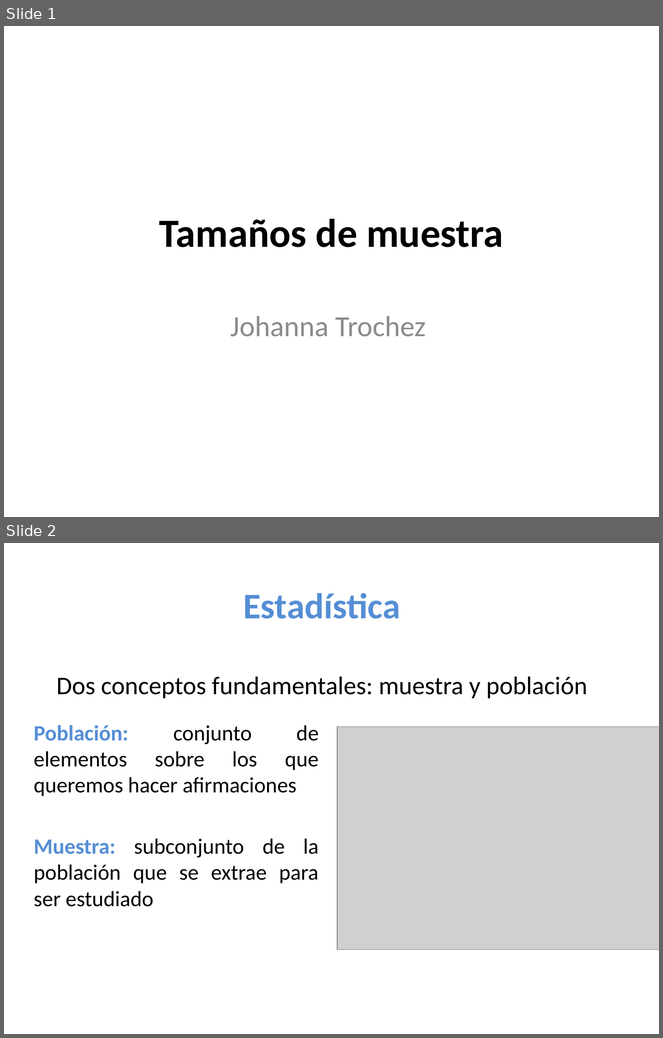
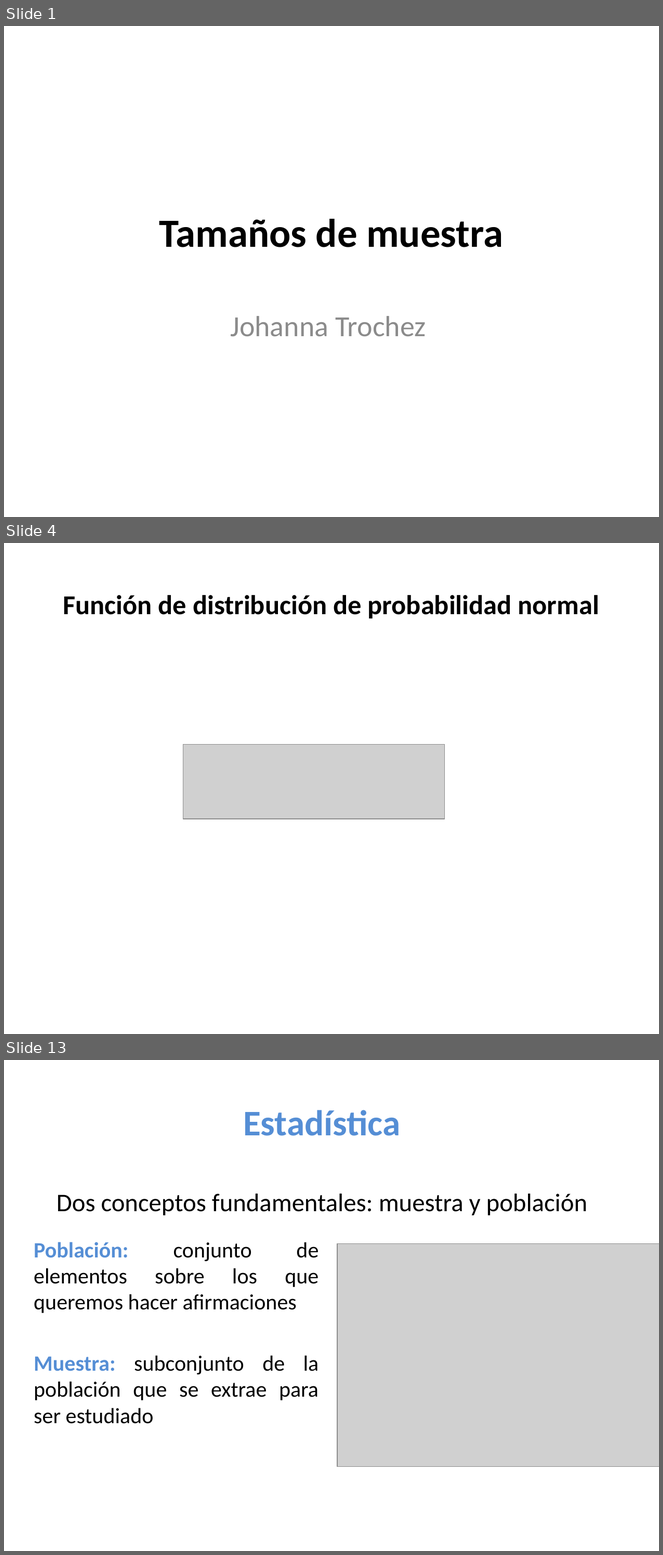
Before and after one commit to estadisticaITM/estadisticaITM.github.io, a slide deck: Tamaños de muestra.pptx. Shown one above the other, each under a label of ours: slides 1 and 2 before the commit, slides 1, 4 and 13 after it; the slides between them are not shown. The pictures are 663x1038 and 663x1555 pixels, drawn with LibreOffice and Linux fonts; fonts in the diff are those of the drawing; grey boxes stand for pictures. Boxes give left, top, right and bottom in pixels: in the first picture for what was removed or moved away, otherwise in the second. Text is boxed around its words. In the diff, an @@ line names an element or a change of style, - is before the commit and + after.

```diff
--- a/Tamaños de muestra.pptx
+++ b/Tamaños de muestra.pptx
@@ slide 4 added at (x1=4, y1=543, x2=659, y2=1034), background #FFFFFF @@
@@ title added at (x1=63, y1=595, x2=599, y2=619), 30 pt, text #000000, bold @@
+Función de distribución de probabilidad normal
@@ picture added at (x1=183, y1=745, x2=445, y2=820) @@
@@ what was slide 2 is now slide 13 @@
```
Also in this commit, not shown: 10 other slides added, 13 other files.
